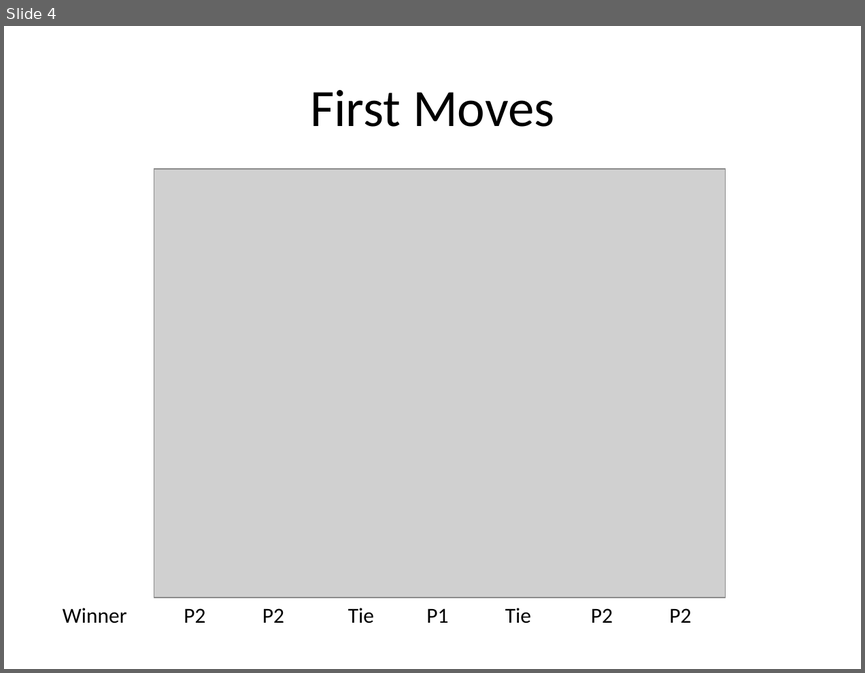
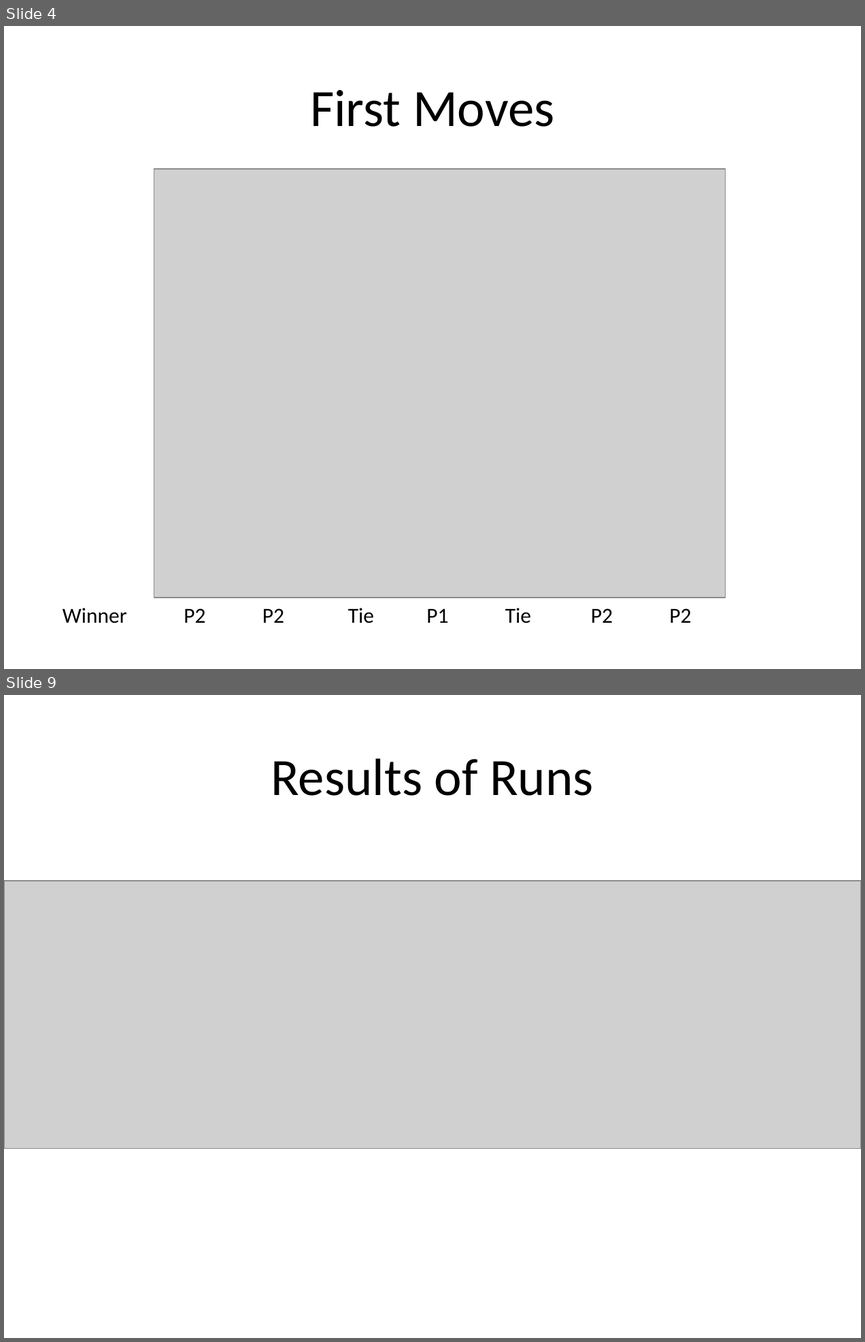
Before and after one commit to jjpearson8611/AI-Class-Projects, a slide deck: FinalProject/FinalProjectPresentation.pptx. Shown one above the other, each under a label of ours: slide 4 before the commit, slides 4 and 9 after it; the slides between them are not shown. The pictures are 865x673 and 865x1342 pixels, drawn with LibreOffice and Linux fonts; fonts in the diff are those of the drawing; grey boxes stand for pictures. Boxes give left, top, right and bottom in pixels: in the first picture for what was removed or moved away, otherwise in the second. Text is boxed around its words. In the diff, an @@ line names an element or a change of style, - is before the commit and + after.

```diff
--- a/FinalProject/FinalProjectPresentation.pptx
+++ b/FinalProject/FinalProjectPresentation.pptx
@@ slide 9 added at [4,695,861,1338], background #FFFFFF @@
@@ title added at [271,758,594,796], 44 pt, text #000000 @@
+Results of Runs
@@ picture added at [4,881,861,1149] @@
```
Also in this commit, not shown: 4 other slides added, 1 slide removed, 2 other files.
